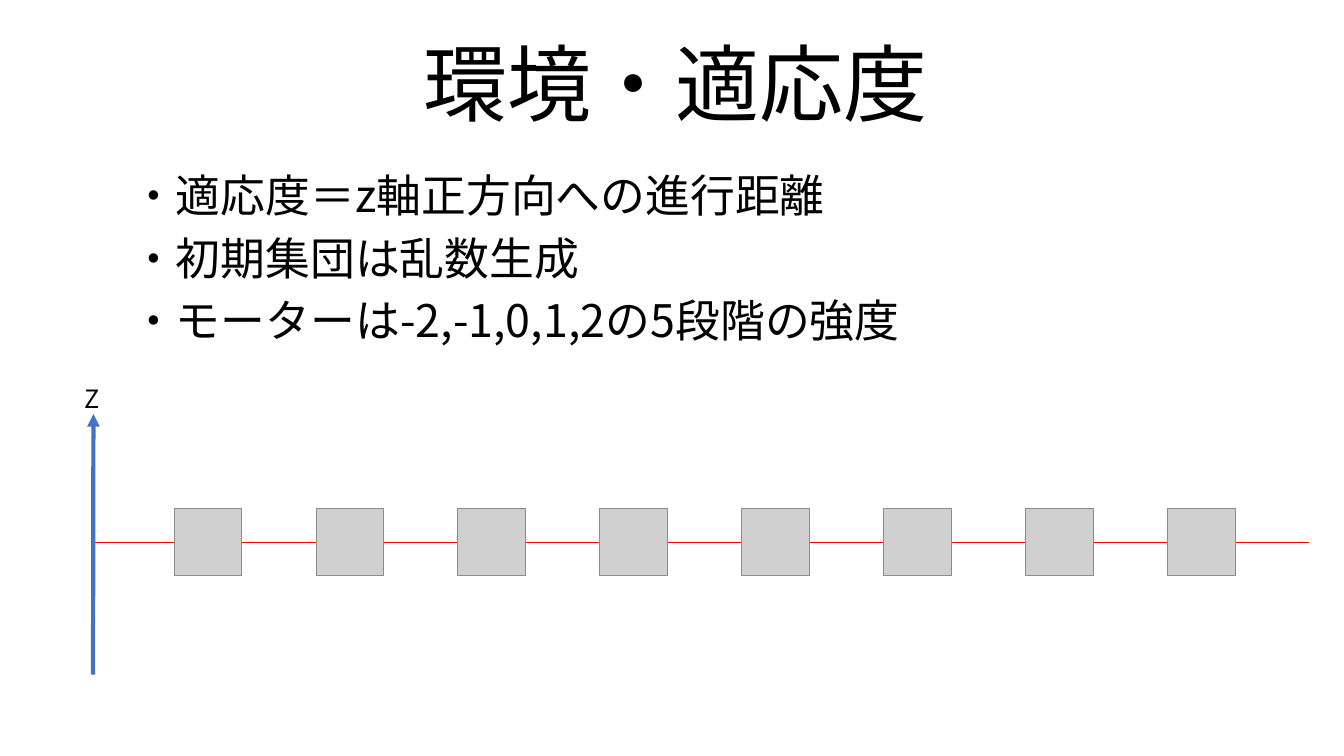
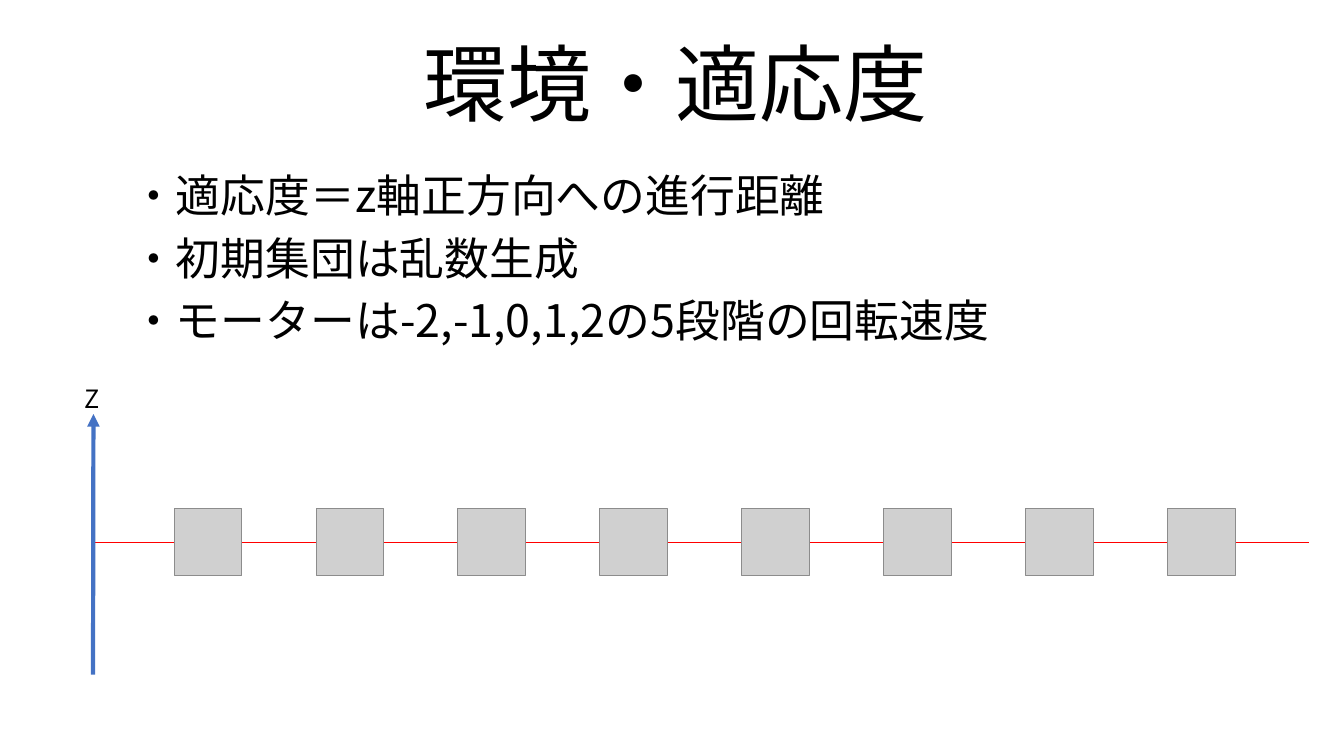
Before and after one commit to ultil16/GARobot, a slide deck: slide 5 of GARobo.pptx (slide 4 before the commit). Drawn at 1344x756 pixels with LibreOffice and Linux fonts; fonts in the diff are those of the drawing; grey boxes stand for pictures. Boxes give left, top, right and bottom in pixels: in the first picture for what was removed or moved away, otherwise in the second. Text is boxed around its words. In the diff, an @@ line names an element or a change of style, - is before the commit and + after.

```diff
--- a/GARobo.pptx
+++ b/GARobo.pptx
@@ text at bbox=[131, 299, 989, 346]: text changed @@
-・モーターは-2,-1,0,1,2の5段階の強度
+・モーターは-2,-1,0,1,2の5段階の回転速度
```
Also in this commit, not shown: 1 other slide changed, 1 slide added, 40 other files.
